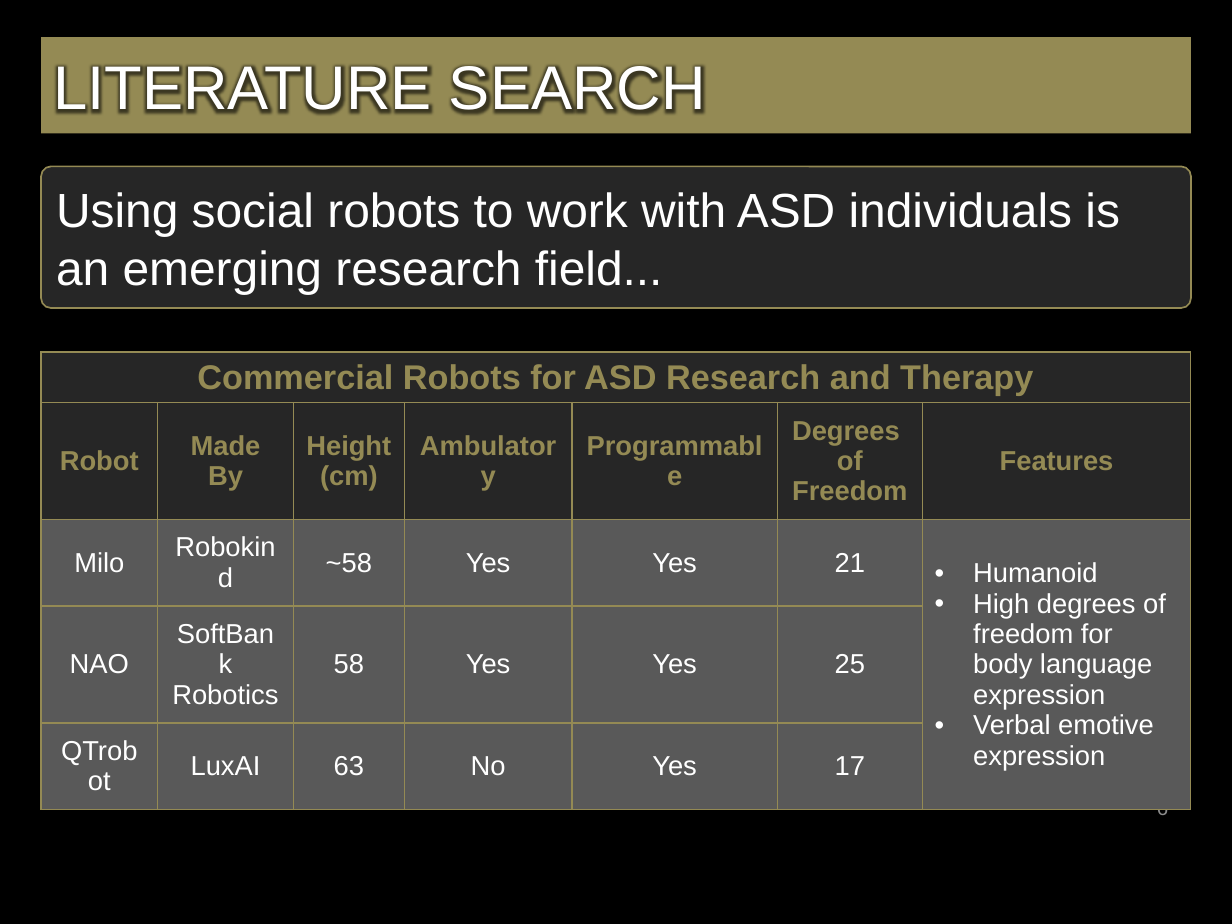
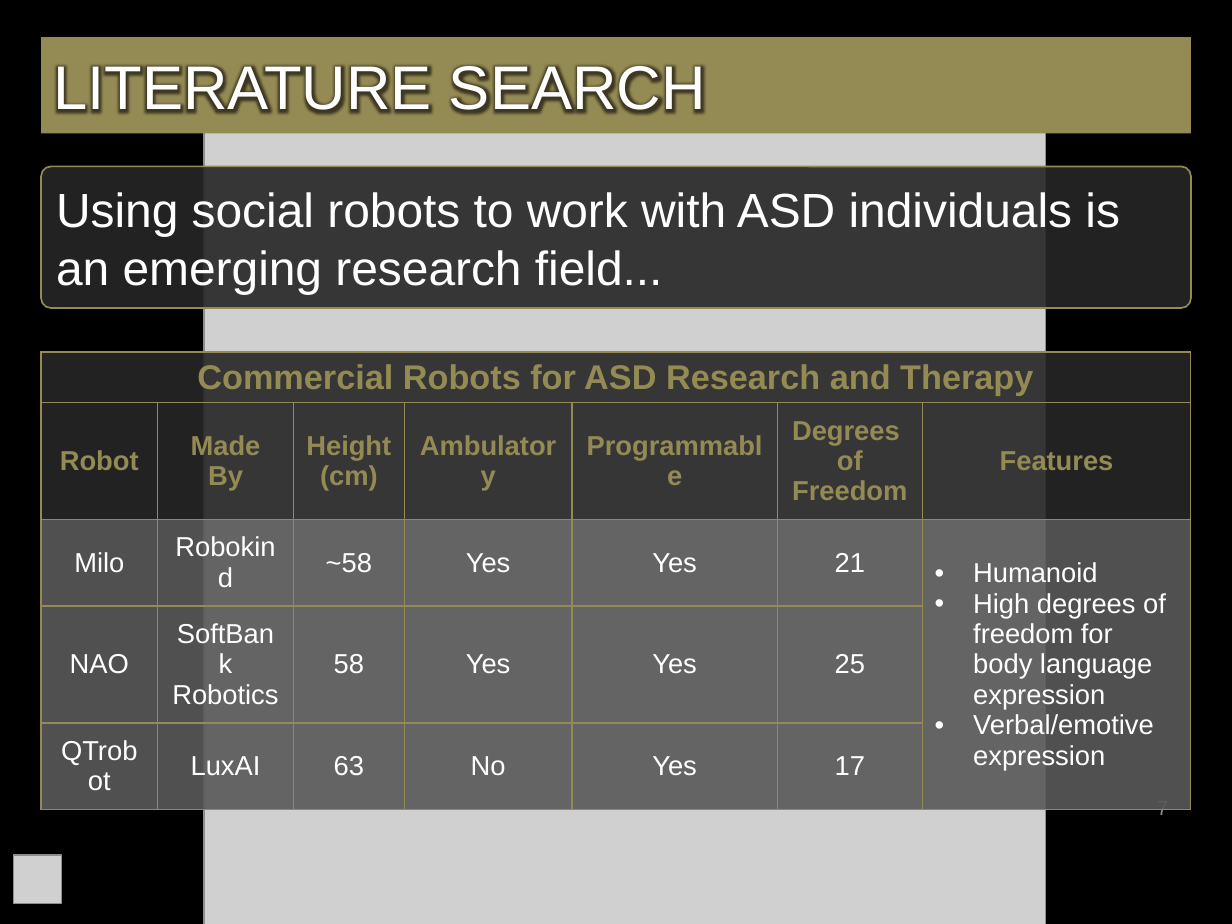
Before and after one commit to bg719/UCCS-Social-Robotics, a slide deck: slide 7 of docs/FinalSeminarPresentation.pptx (slide 6 before the commit). Drawn at 1232x924 pixels with LibreOffice and Linux fonts; fonts in the diff are those of the drawing; grey boxes stand for pictures; background and template pictures are left out. Boxes give left, top, right and bottom in pixels: in the first picture for what was removed or moved away, otherwise in the second. Text is boxed around its words. In the diff, an @@ line names an element or a change of style, - is before the commit and + after.

Commit message:
revise: add Constraints and more design

```diff
--- a/docs/FinalSeminarPresentation.pptx
+++ b/docs/FinalSeminarPresentation.pptx
@@ picture added at (205, 92, 1046, 924) @@
@@ rounded rectangle "Using social robots to work ..." at (41, 166, 1190, 308): fill #262626 to #262626 at 90% opacity @@
@@ table at (41, 352, 1191, 779) @@
-row 3, column 7: Humanoid / High degrees of freedom for body language expression / Verbal emotive expression
+row 3, column 7: Humanoid / High degrees of freedom for body language expression / Verbal/emotive expression
@@ fill #262626 to #262626 at 90% opacity in 8 cells @@
@@ fill #595959 to #595959 at 90% opacity in 19 cells @@
@@ page number at (1157, 809, 1168, 820): text changed @@
-6
+7
@@ picture added at (14, 855, 62, 903) @@
```
Also in this commit, not shown: 29 other slides changed, 4 slides added, 2 slides removed.
